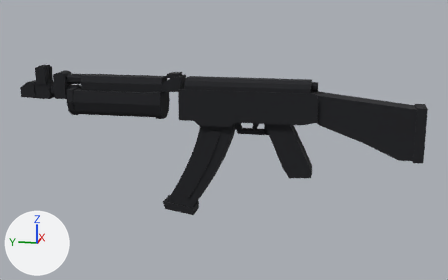
Renders of the glTF model assets/overrides/models/weapon/RIFLE.gltf from each side of a commit.
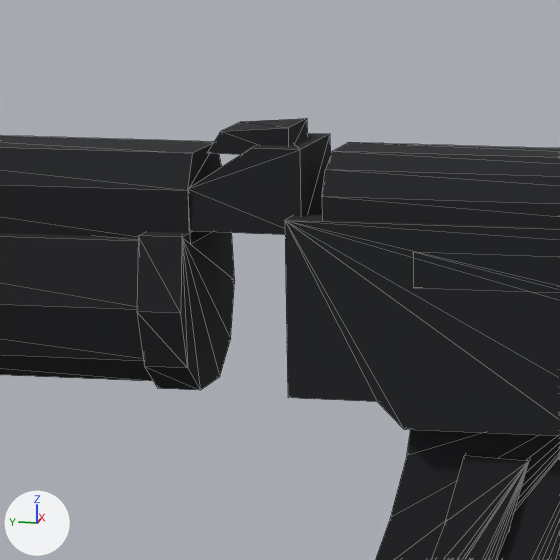
Each version appears first whole from a 50 mm lens placed at (-0.783, -0.147, 0.144), pointed at (0.011, 0.011, -0.054), and next in a close-up on the part from 29% to 50% of the width and 18% to 53% of the height. Arrows for +X, +Y and +Z are at lower left; the lights stay in place. The older version's two pictures come first. The close-ups show mesh edges as thin lines. Vertices at exactly the same position are counted once.

Script lines for the objects in view, before the commit:
```python
me_rifle = bpy.data.meshes.new('RIFLE')
me_rifle.from_pydata(...)  # 760 vertices, 1300 faces; spans x -0.022..0.022, y -0.243..0.291, z -0.154..0.041
# faces by material slot: [20, 12, 624, 40, 256, 240, 12, 96]
me_rifle.materials.append(mat_base_light)
me_rifle.materials.append(mat_glow)
me_rifle.materials.append(mat_ink)
me_rifle.materials.append(mat_metal_bore)
me_rifle.materials.append(mat_metal_dark)
me_rifle.materials.append(mat_metal_mid)
me_rifle.materials.append(mat_team_dark)
me_rifle.materials.append(mat_team_wood)
ob_rifle = bpy.data.objects.new('RIFLE', me_rifle)
ob_rifle.location = (0.0, 0.0, 0.0)
```
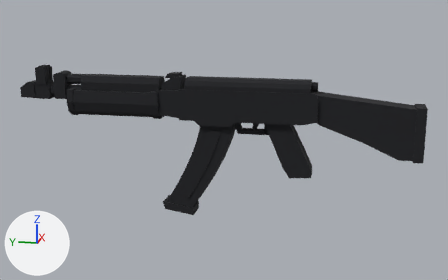
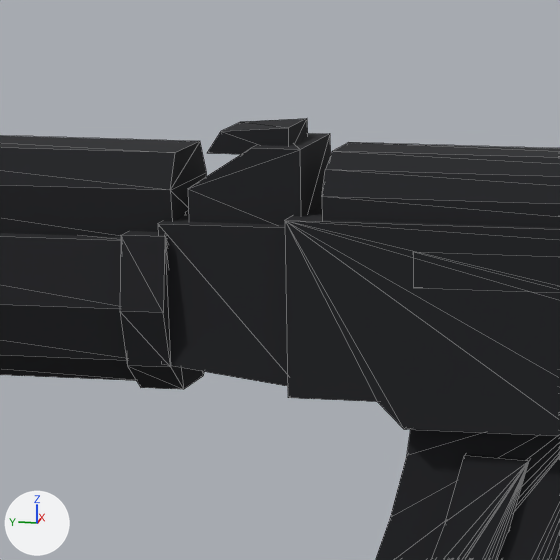
Boxes (x1, y1, x2, y2) around the edits, measured in the close-ups (560 x 560 px; the box of a moved part takes in the faces that stretch with it):
part 1 of me_rifle, moved or reshaped: before (137, 231, 235, 390); after (120, 231, 204, 389)
part 2 of me_rifle, moved or reshaped: before (0, 135, 222, 381); after (0, 135, 288, 386)

The change, as a diff of the scene's bpy script:
```diff
--- a/assets/overrides/models/weapon/RIFLE.gltf.py
+++ b/assets/overrides/models/weapon/RIFLE.gltf.py
@@ me_rifle @@
 # used by ob_rifle; location = (0.0, 0.0, 0.0)
-me_rifle.from_pydata(...)  # 760 vertices, 1300 faces; spans x -0.022..0.022, y -0.243..0.291, z -0.154..0.041
+me_rifle.from_pydata(...)  # 776 vertices, 1324 faces; spans x -0.022..0.022, y -0.243..0.291, z -0.154..0.041
+# me_rifle part 1: the loose piece of 16 vertices spanning x -0.022..0.022, y 0.089..0.099, z -0.025..0.013 is moved by (0.0, 0.004, 0.0)
+# me_rifle part 2
+# 28 vertices in x -0.02..0.02, y 0.089..0.096, z -0.023..0.03 move by (0.0, 0.004, 0.0)
+# 16 vertices are added at x -0.017..0.017, y 0.063..0.095, z -0.021..0.015
+# 12 new faces join them, mat_ink
+# 12 new faces join them, mat_metal_dark
+# other edits to the shape of me_rifle do not show in these pictures
 me_rifle.materials.append(mat_base_light)
```
